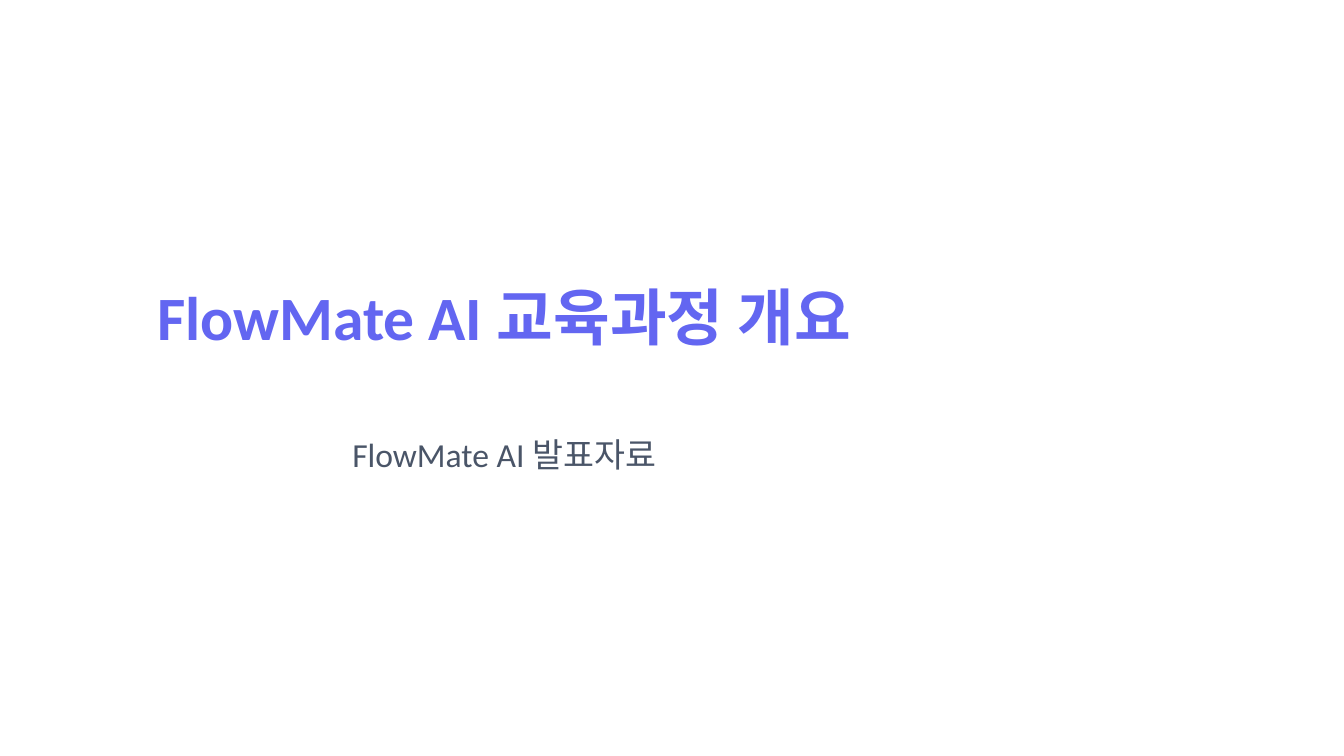
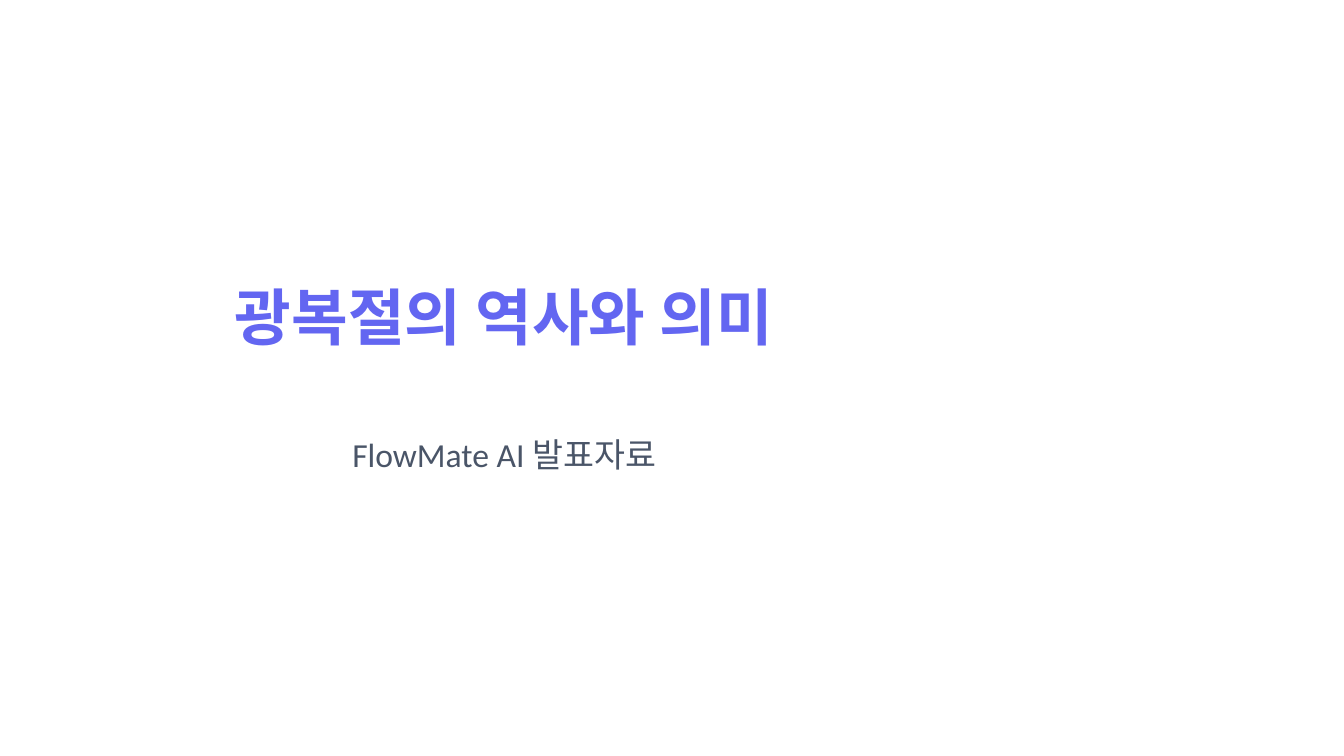
Before and after one commit to devna0111/FlowMate, a slide deck: slide 1 of uploads/pptx_sample.pptx. Drawn at 1344x756 pixels with LibreOffice and Linux fonts; fonts in the diff are those of the drawing. Boxes give left, top, right and bottom in pixels: in the first picture for what was removed or moved away, otherwise in the second. Text is boxed around its words. In the diff, an @@ line names an element or a change of style, - is before the commit and + after.

```diff
--- a/uploads/pptx_sample.pptx
+++ b/uploads/pptx_sample.pptx
@@ title at <box>235,288,773,346</box>: text changed @@
-FlowMate AI 교육과정 개요
+광복절의 역사와 의미
```
Also in this commit, not shown: 6 slides added, 13 slides removed, 14 other files.
